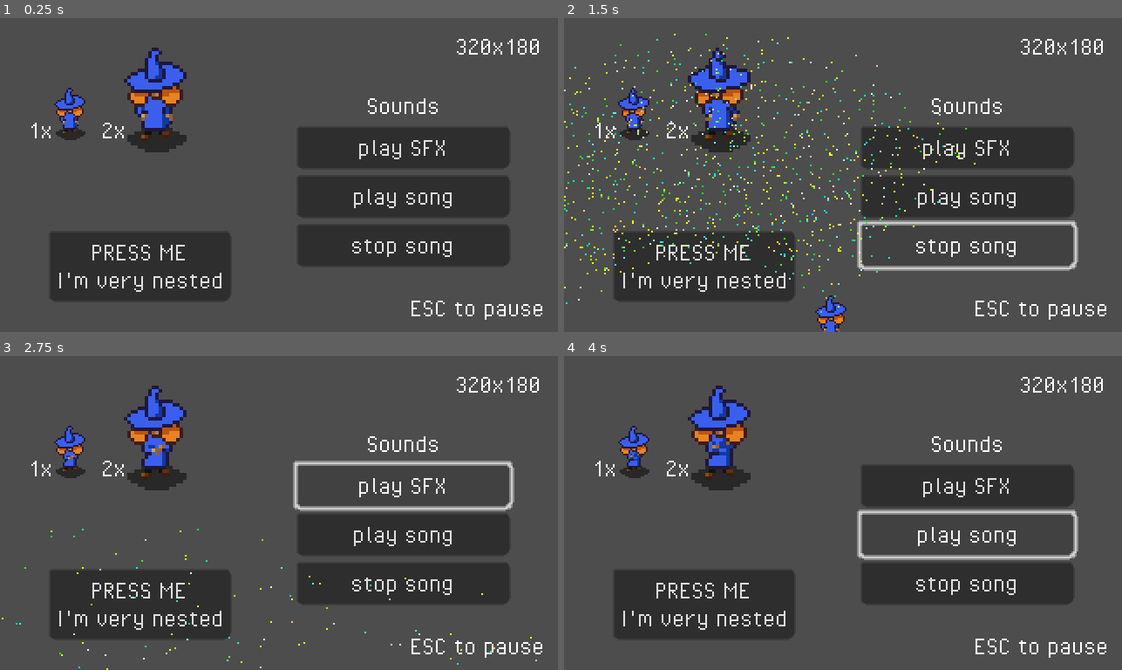
Above: before the commit, frames 1-4 (two rows, left to right).
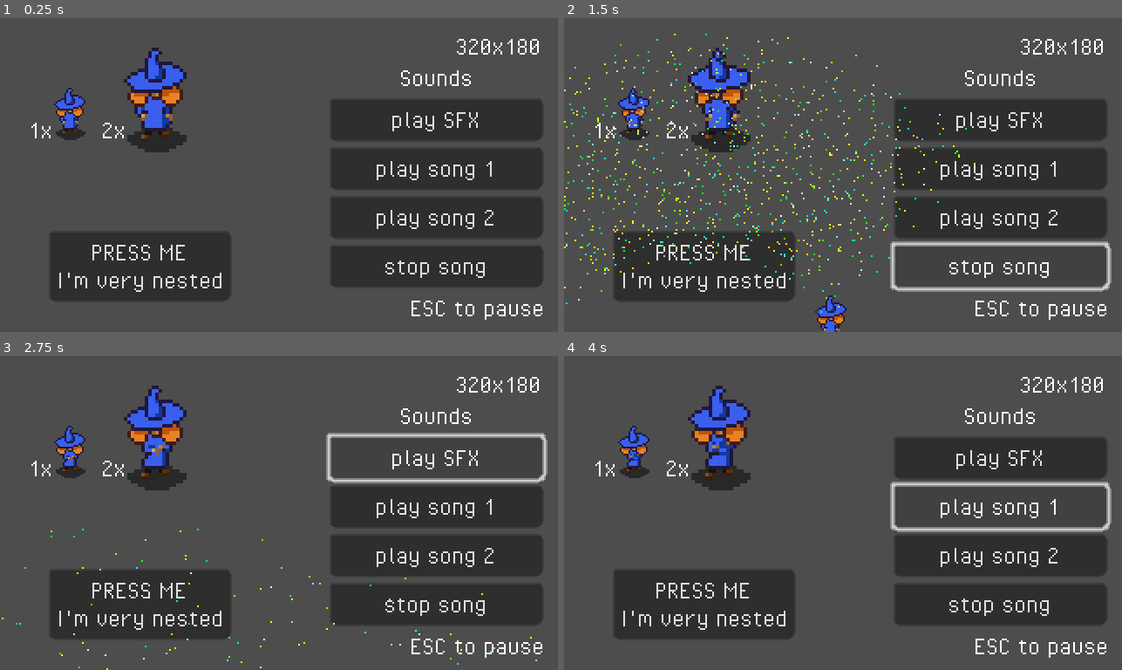
Above: after the commit, the same moments.

Repository: NunoDasNeves/igc-jam-godot-template
Game: Godot game, scene res://main.tscn
Two runs of this game, one before a commit and one after it. Both use one fixed random seed, a clock stepped at 60 frames per second and the inputs below.
Inputs:
- Up to frame 1 (0.25 s): no input
- Up to frame 2 (1.5 s): click "PRESS ME I'm very nested" at 0.5 s; click "stop song" at 1.25 s
- Up to frame 3 (2.75 s): click "play SFX" at 2 s
- Up to frame 4 (4 s): click "play SFX" at 2.75 s; click "play song" (after the commit: "play song 1") at 3.5 s

The runs differ from the first frame. In frame 1, 14% of the frame differs, in the area x 53-98%, y 16-86%; in frame 2, 12%; in frame 3, 12%; in frame 4, 13%.

Commit message:
add another song to show song switching

Diff:
--- a/main.tscn
+++ b/main.tscn
@@ -183,10 +183,10 @@
 text = "ESC to pause"
 
 [node name="HBoxContainer" type="VBoxContainer" parent="World"]
-offset_left = 170.0
-offset_top = 42.0
-offset_right = 292.0
-offset_bottom = 142.0
+offset_left = 189.0
+offset_top = 26.0
+offset_right = 311.0
+offset_bottom = 154.0
 
 [node name="Label" type="Label" parent="World/HBoxContainer"]
 layout_mode = 2
@@ -200,10 +200,15 @@
 
 [node name="Song1Button" type="Button" parent="World/HBoxContainer"]
 layout_mode = 2
-text = "play song
+text = "play song 1
 "
 
 [node name="Song2Button" type="Button" parent="World/HBoxContainer"]
+layout_mode = 2
+text = "play song 2
+"
+
+[node name="StopSongButton" type="Button" parent="World/HBoxContainer"]
 layout_mode = 2
 text = "stop song
 "
--- a/world.gd
+++ b/world.gd
@@ -9,11 +9,13 @@
 @onready var _sfx_btn = $HBoxContainer/SFXButton
 @onready var _song_1_btn = $HBoxContainer/Song1Button
 @onready var _song_2_btn = $HBoxContainer/Song2Button
+@onready var _stop_song_btn = $HBoxContainer/StopSongButton
 
 func _ready() -> void:
 	_sfx_btn.connect("button_down", func (): Audio.play_sfx("dungeon_wizard_ding_ding.wav", 0.2))
 	_song_1_btn.connect("button_down", func(): Audio.set_music("dungeon_wizard_menu_music.wav", 0.5))
-	_song_2_btn.connect("button_down", func(): Audio.stop_music())
+	_song_2_btn.connect("button_down", func(): Audio.set_music("sample-3s.mp3", 0.5))
+	_stop_song_btn.connect("button_down", func(): Audio.stop_music())
 	Events.nested_button_pressed.connect(spawn_confetti)
 
 func _process(_delta: float) -> void:
Not shown, added: audio/music/sample-3s.mp3.import
Not shown, added: audio/music/sample-3s.mp3
